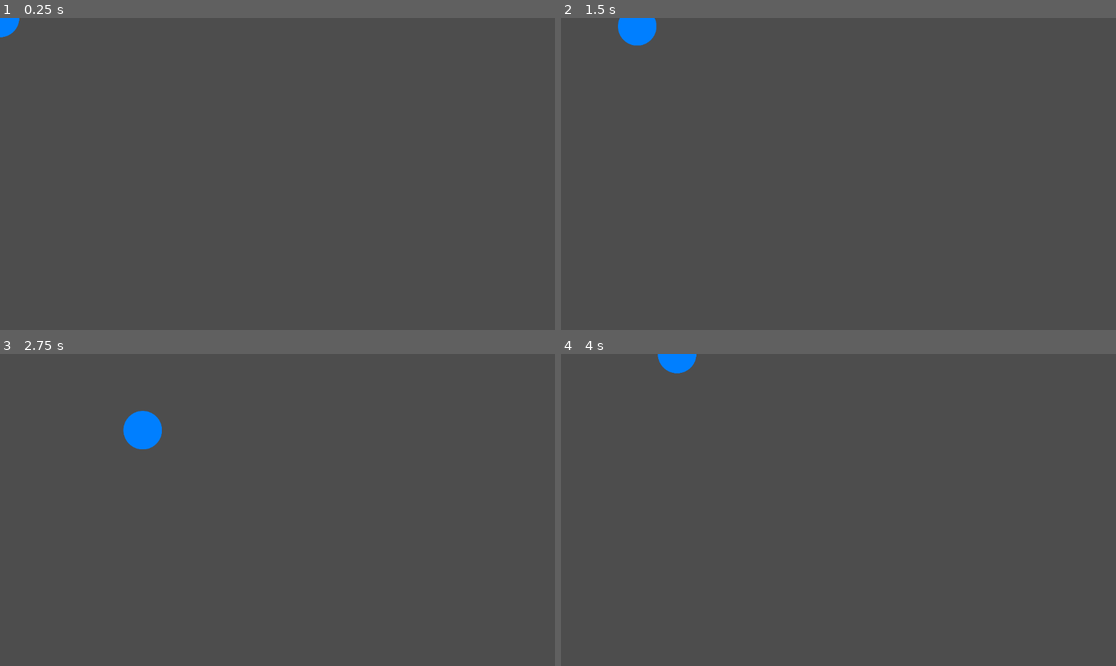
Above: before the commit, frames 1-4 (two rows, left to right).
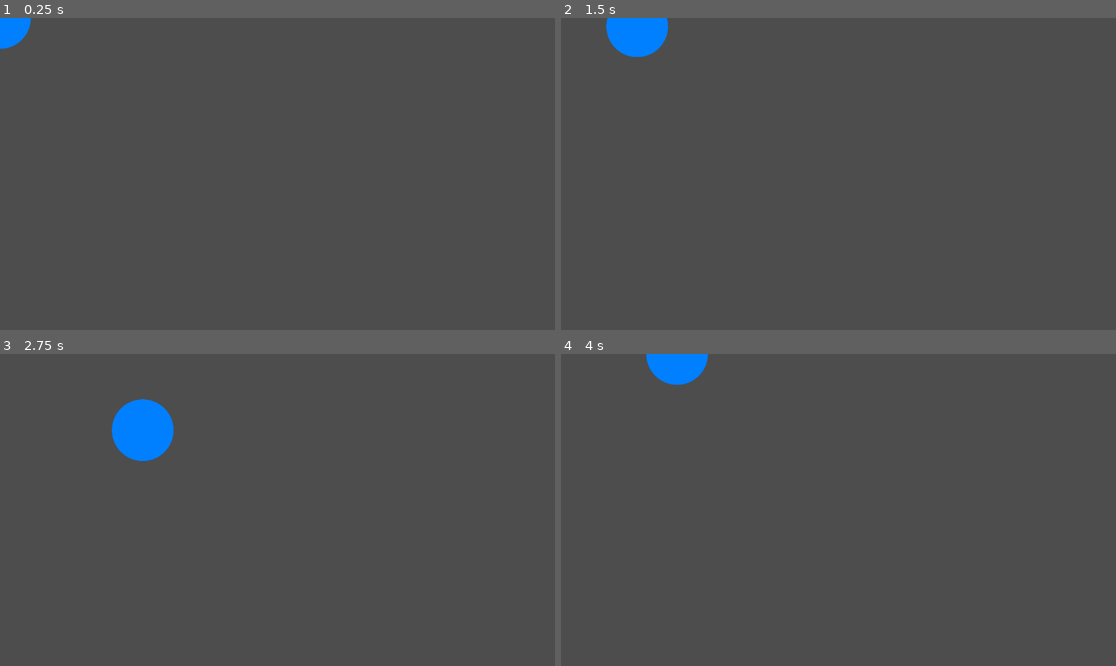
Above: after the commit, the same moments.

Repository: AkaExpress/SHMUP
Game: Godot game, scene res://Characters/player.tscn
Two runs of this game, one before a commit and one after it. Both use one fixed random seed, a clock stepped at 60 frames per second and the inputs below. The project has no main scene, so this scene is started directly.
Inputs:
- Up to frame 1 (0.25 s): no input
- Up to frame 2 (1.5 s): tap Enter at 0.5 s; hold Right (ui_right) 0.53-1.28 s; hold Down (ui_down) from 1.28 s (still down)
- Up to frame 3 (2.75 s): release Down (ui_down) at 2.03 s; hold Right (ui_right) from 2.03 s (still down)
- Up to frame 4 (4 s): release Right (ui_right) at 2.78 s; hold Up (ui_up) 2.78-3.53 s; hold Left (ui_left) from 3.53 s (still down)

The runs differ from the first frame. In frame 1, 0.3% of the frame differs, in the area x 0-6%, y 0-11%; in frame 2, 0.7%; in frame 3, 1.1%, in the area x 20-32%, y 14-35%; in frame 4, 0.6%.

Commit message:
fixes scaling

Diff:
--- a/Characters/player.tscn
+++ b/Characters/player.tscn
@@ -7,6 +7,7 @@
 radius = 40.0125
 
 [node name="CharacterBody2D" type="CharacterBody2D"]
+scale = Vector2(0.5, 0.5)
 script = ExtResource("1_x8dur")
 
 [node name="CollisionShape2D" type="CollisionShape2D" parent="."]
@@ -15,5 +16,4 @@
 
 [node name="Circle" type="Sprite2D" parent="."]
 position = Vector2(2.98023e-07, -2.98023e-07)
-scale = Vector2(0.3125, 0.3125)
 texture = ExtResource("2_cr4x8")
